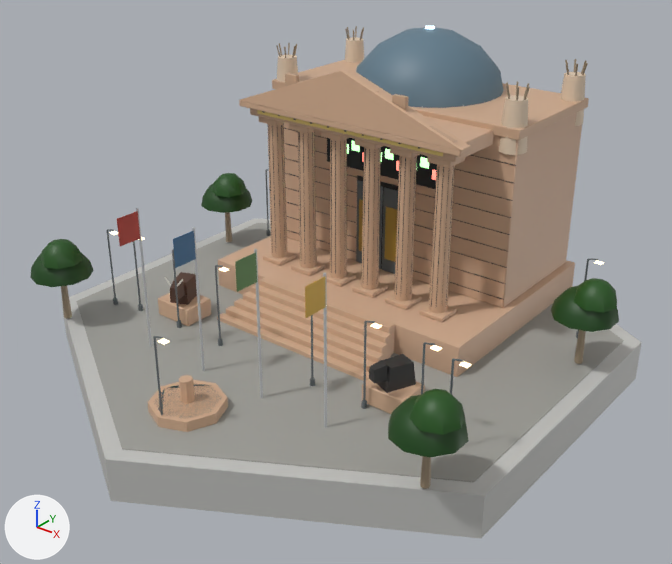
A saved change to the glTF model native/godot/assets/art/blender/stockExchange_africa.glb.
Before and after are seen from a 50 mm lens placed at (21.5, -27.1, 18.6), pointed at (0.6, -1.0, 2.5). Lighting does not change. The marker at lower left points along +X, +Y and +Z. The first picture is the older version. Vertices at exactly the same position are counted once.

Before the edit, the objects in view are built like this:
```python
me_glow_warm = bpy.data.meshes.new('glow_warm')
me_glow_warm.from_pydata(...)  # 96 vertices, 144 faces; spans x -8.2..9.1, y -9.9..9.9, z 3.6
me_glow_warm.materials.append(mat_glow_warm)
me_gold = bpy.data.meshes.new('gold')
me_gold.from_pydata(...)  # 56 vertices, 100 faces; spans x -4.5..4.5, y 0.24..2.9, z 2.0..8.55
me_gold.materials.append(mat_gold)
me_leaf = bpy.data.meshes.new('leaf')
me_leaf.from_pydata(...)  # 264 vertices, 440 faces; spans x -10.6..10.7, y -8.3..4.3, z 2.2..3.9
me_leaf.materials.append(mat_leaf)
me_pavers = bpy.data.meshes.new('pavers')
me_pavers.from_pydata(...)  # 12 vertices, 20 faces; spans x -10.0..10.0, y -11.6..11.6, z 0.1
me_pavers.materials.append(mat_pavers)
me_wall_concrete = bpy.data.meshes.new('wall_concrete')
me_wall_concrete.from_pydata(...)  # a 6-sided cylinder along z spanning x -10.7..10.7, y -12.3..12.3, z -1.6..0.1
me_wall_concrete.materials.append(mat_wall_concrete)
me_wood = bpy.data.meshes.new('wood')
me_wood.from_pydata(...)  # 248 vertices, 384 faces; spans x -9.6..9.6, y -7.2..8.6, z 0.2..10.3
me_wood.materials.append(mat_wood)
ob_glow_warm = bpy.data.objects.new('glow_warm', me_glow_warm)
ob_glow_warm.location = (0.0, 0.0, 0.0)
ob_gold = bpy.data.objects.new('gold', me_gold)
ob_gold.location = (0.0, 0.0, 0.0)
ob_leaf = bpy.data.objects.new('leaf', me_leaf)
ob_leaf.location = (0.0, 0.0, 0.0)
ob_pavers = bpy.data.objects.new('pavers', me_pavers)
ob_pavers.location = (0.0, 0.0, 0.0)
ob_wall_concrete = bpy.data.objects.new('wall_concrete', me_wall_concrete)
ob_wall_concrete.location = (0.0, 0.0, 0.0)
ob_wood = bpy.data.objects.new('wood', me_wood)
ob_wood.location = (0.0, 0.0, 0.0)
# also in view: 'plaster' at (0.0, 5.8, 8.8); 'steel_dark' at (0.2, 0.0, 2.7); 'paint' at (0.0, -2.2, 4.0); 'metal' at (0.0, 1.4, 5.7); 'stone' at (0.0, -0.6, 5.4)
```
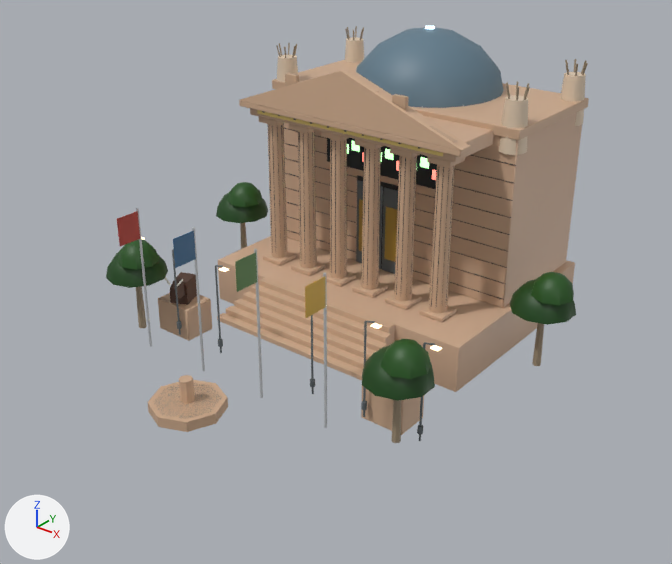
Edits to the bpy script that builds the scene:
```text
Change me_glow_warm:
    used by ob_glow_warm; location = (0.0, 0.0, 0.0)
    remove me_glow_warm.from_pydata(...)  # 96 vertices, 144 faces; spans x -8.2..9.1, y -9.9..9.9, z 3.6
    add me_glow_warm.from_pydata(...)  # 48 vertices, 72 faces; spans x -6.9..7.8, y -4.7..-4.5, z 3.6
    me_glow_warm part 1: 6 loose pieces with 48 vertices, spanning x -8.2..9.1, y -9.9..9.9, z 3.6, are deleted
Change me_leaf:
    used by ob_leaf; location = (0.0, 0.0, 0.0)
    remove me_leaf.from_pydata(...)  # 264 vertices, 440 faces; spans x -10.6..10.7, y -8.3..4.3, z 2.2..3.9
    add me_leaf.from_pydata(...)  # 264 vertices, 440 faces; spans x -9.1..9.2, y -6.4..3.8, z 2.2..3.9
    me_leaf part 2: the loose piece of 41 vertices spanning x -10.2..-7.8, y -8.3..-5.7, z 2.2..3.4 is moved by (2.4, 1.9, 0.0)
    me_leaf part 3: the loose piece of 25 vertices spanning x -9.4..-7.7, y -8.1..-6.4, z 3.0..3.9 is moved by (2.4, 1.9, 0.0)
    me_leaf part 4: the loose piece of 41 vertices spanning x 7.8..10.2, y -8.3..-5.7, z 2.2..3.4 is moved by (-2.4, 1.9, 0.0)
    me_leaf part 5: the loose piece of 25 vertices spanning x 8.6..10.3, y -8.1..-6.4, z 3.0..3.9 is moved by (-2.4, 1.9, 0.0)
    me_leaf part 6: the loose piece of 41 vertices spanning x -10.6..-8.2, y 1.7..4.3, z 2.2..3.4 is moved by (1.5, -0.5, 0.0)
    me_leaf part 7: the loose piece of 25 vertices spanning x -9.8..-8.1, y 2.0..3.6, z 3.0..3.9 is moved by (1.5, -0.5, 0.0)
    me_leaf part 8: the loose piece of 41 vertices spanning x 8.2..10.6, y 1.7..4.3, z 2.2..3.4 is moved by (-1.5, -0.5, 0.0)
    me_leaf part 9: the loose piece of 25 vertices spanning x 9.0..10.7, y 2.0..3.6, z 3.0..3.9 is moved by (-1.5, -0.5, 0.0)
Change me_wood:
    used by ob_wood; location = (0.0, 0.0, 0.0)
    remove me_wood.from_pydata(...)  # 248 vertices, 384 faces; spans x -9.6..9.6, y -7.2..8.6, z 0.2..10.3
    add me_wood.from_pydata(...)  # 248 vertices, 384 faces; spans x -8.1..8.1, y -5.2..8.6, z -0.2..10.3
    me_wood part 10: the loose piece of 14 vertices spanning x -9.2..-8.8, y -7.2..-6.8, z 0.2..2.6 is scaled about its middle by (1, 1, 1.19), then moved by (2.4, 1.9, -0.2)
    me_wood part 11: the loose piece of 14 vertices spanning x 8.8..9.2, y -7.2..-6.8, z 0.2..2.6 is scaled about its middle by (1, 1, 1.19), then moved by (-2.4, 1.9, -0.2)
    me_wood part 12: the loose piece of 14 vertices spanning x -9.6..-9.2, y 2.8..3.2, z 0.2..2.6 is scaled about its middle by (1, 1, 1.19), then moved by (1.5, -0.5, -0.2)
    me_wood part 13: the loose piece of 14 vertices spanning x 9.2..9.6, y 2.8..3.2, z 0.2..2.6 is scaled about its middle by (1, 1, 1.19), then moved by (-1.5, -0.5, -0.2)
Remove ob_pavers:
    ob_pavers = bpy.data.objects.new('pavers', me_pavers)
    ob_pavers.location = (0.0, 0.0, 0.0)
Remove ob_wall_concrete:
    ob_wall_concrete = bpy.data.objects.new('wall_concrete', me_wall_concrete)
    ob_wall_concrete.location = (0.0, 0.0, 0.0)
```

Location of each change, (x1, y1, x2, y2) in pixels of the pictures (672 x 564 px; the box of a moved part takes in the faces that stretch with it):
'pavers', deleted: before (76, 223, 624, 482)
'wall_concrete', deleted: before (61, 218, 642, 538)
'leaf', reshaped (20% narrower, 23% shorter): before (30, 173, 619, 458); after (106, 182, 576, 401)
'wood', reshaped (14% narrower, 10% shorter): before (61, 26, 588, 489); after (136, 26, 588, 443)
'glow_warm', reshaped: before (110, 231, 604, 368); after (141, 237, 442, 351)
part 1 of me_glow_warm, deleted: before (110, 231, 604, 368)
part 2 of me_leaf, moved or reshaped: before (30, 252, 94, 287); after (106, 252, 168, 288)
part 3 of me_leaf, moved or reshaped: before (41, 239, 83, 269); after (117, 239, 159, 270)
part 4 of me_leaf, moved or reshaped: before (388, 395, 469, 458); after (362, 346, 435, 401)
part 5 of me_leaf, moved or reshaped: before (409, 389, 465, 435); after (381, 339, 431, 379)
part 6 of me_leaf, moved or reshaped: before (201, 184, 252, 213); after (216, 193, 268, 223)
part 7 of me_leaf, moved or reshaped: before (212, 173, 247, 197); after (227, 182, 263, 207)
part 8 of me_leaf, moved or reshaped: before (551, 286, 619, 332); after (510, 279, 576, 325)
part 9 of me_leaf, moved or reshaped: before (574, 278, 617, 312); after (531, 272, 574, 305)
part 10 of me_wood, moved or reshaped: before (61, 286, 72, 319); after (136, 286, 147, 328)
part 11 of me_wood, moved or reshaped: before (420, 456, 431, 489); after (392, 400, 401, 443)
part 12 of me_wood, moved or reshaped: before (225, 212, 232, 242); after (240, 223, 247, 249)
part 13 of me_wood, moved or reshaped: before (574, 330, 586, 364); after (532, 323, 544, 366)
